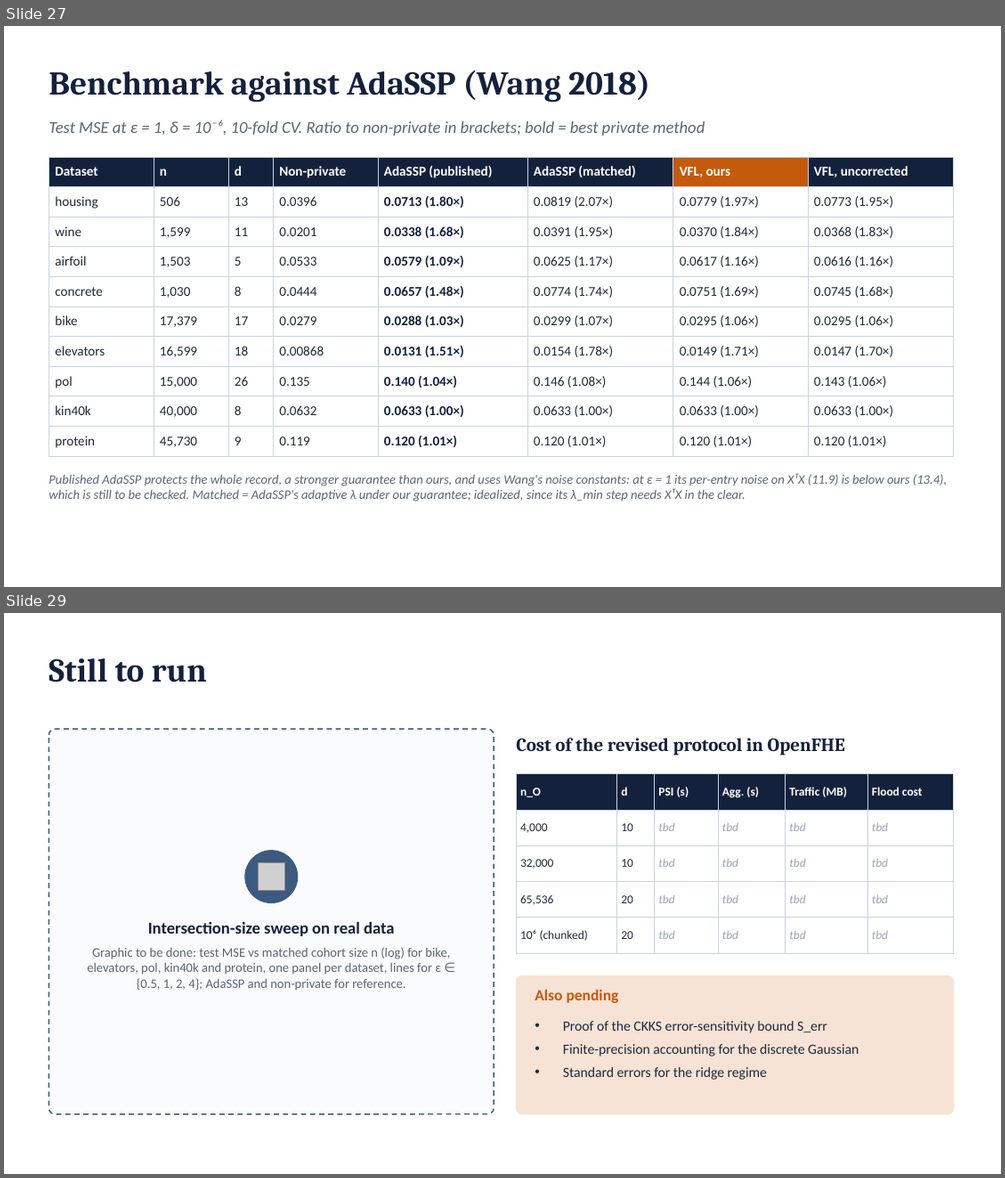
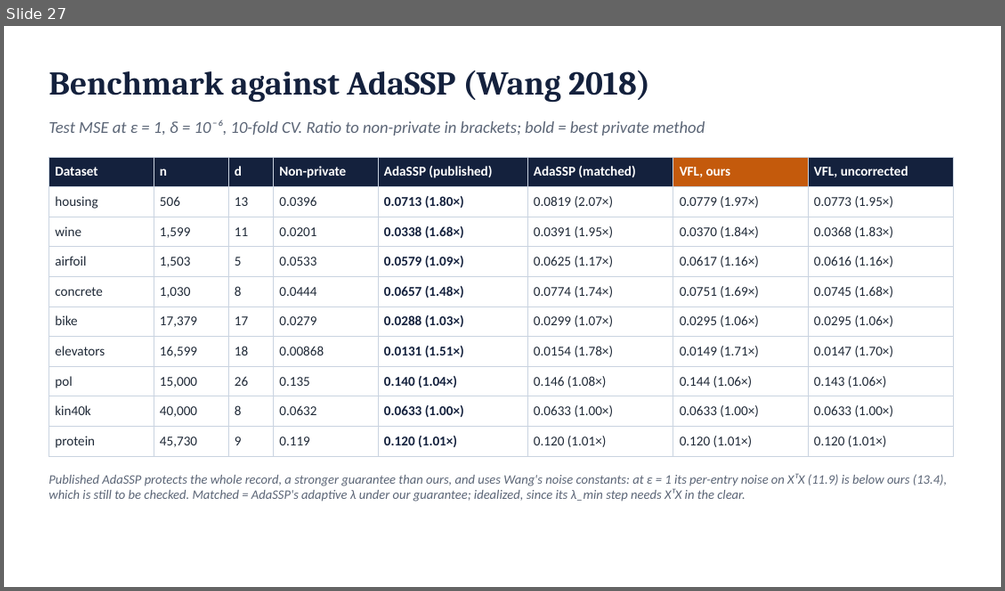
Before and after one commit to shukabh/VerticalFederatedRegression, a slide deck: slides/vfl_scenarioB_deck.pptx. Shown one above the other, each under a label of ours: slides 27 and 29 before the commit, slide 27 after it; the slides between them are not shown. The pictures are 1005x1178 and 1005x591 pixels, drawn with LibreOffice and Linux fonts; fonts in the diff are those of the drawing; grey boxes stand for pictures. Boxes give left, top, right and bottom in pixels: in the first picture for what was removed or moved away, otherwise in the second. Text is boxed around its words. In the diff, an @@ line names an element or a change of style, - is before the commit and + after.

```diff
--- a/slides/vfl_scenarioB_deck.pptx
+++ b/slides/vfl_scenarioB_deck.pptx
@@ slide 29 removed at bbox=[4, 613, 1001, 1174], background #FFFFFF @@
@@ text removed at bbox=[48, 658, 207, 682] @@
-Still to run
@@ rounded rectangle removed at bbox=[48, 729, 494, 1114] @@
@@ text removed at bbox=[516, 738, 845, 755] @@
-Cost of the revised protocol in OpenFHE
@@ table removed at bbox=[517, 774, 954, 944], 5 rows, 6 columns @@
-n_O | d | PSI (s) | Agg. (s) | Traffic (MB) | Flood cost
-4,000 | 10 | tbd | tbd | tbd | tbd
-32,000 | 10 | tbd | tbd | tbd | tbd
-65,536 | 20 | tbd | tbd | tbd | tbd
-10⁶ (chunked) | 20 | tbd | tbd | tbd | tbd
@@ ellipse removed at bbox=[245, 850, 298, 902] @@
@@ picture removed at bbox=[258, 863, 284, 890] @@
@@ text removed at bbox=[148, 922, 394, 936] @@
-Intersection-size sweep on real data
@@ text removed at bbox=[87, 947, 450, 990] @@
-Graphic to be done: test MSE vs matched cohort size n (log) for bike, elevators, pol, kin40k and protein, one panel per dataset, lines for ε ∈ {0.5, 1, 2, 4}; AdaSSP and non-private for reference.
@@ rounded rectangle removed at bbox=[517, 976, 954, 1114] @@
@@ text removed at bbox=[534, 989, 619, 1003] @@
-Also pending
@@ text removed at bbox=[563, 1021, 858, 1079] @@
-• Proof of the CKKS error-sensitivity bound S_err
-• Finite-precision accounting for the discrete Gaussian
-• Standard errors for the ridge regime
```
Also in this commit, not shown: 2 slides changed, 1 slide added, 9 other files.
